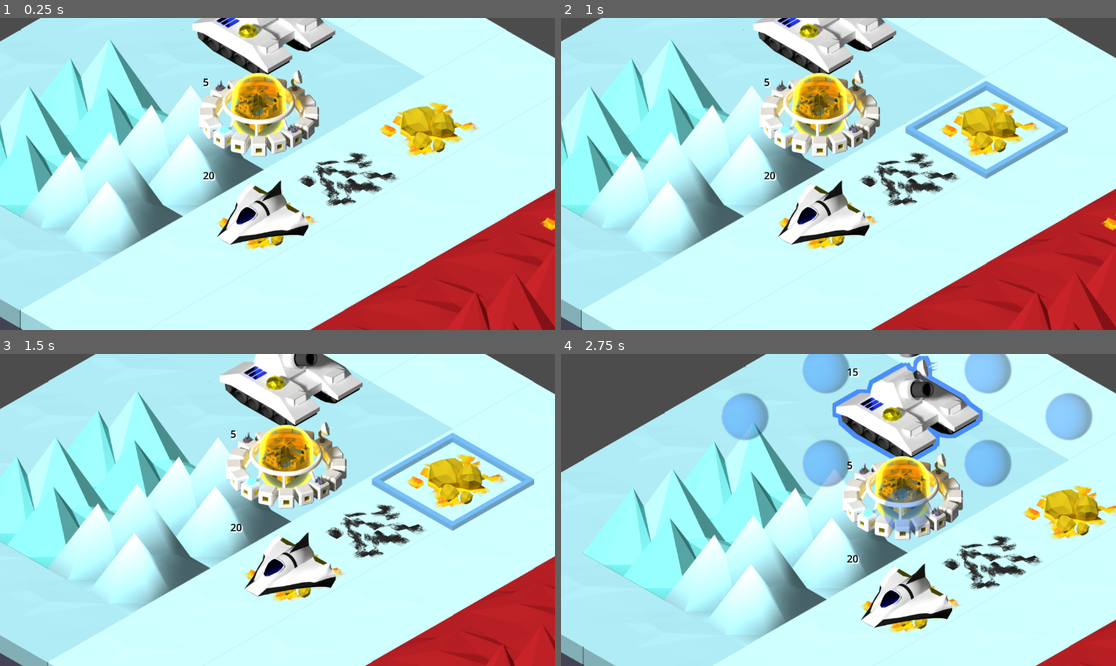
Above: before the commit, frames 1-4 (two rows, left to right).
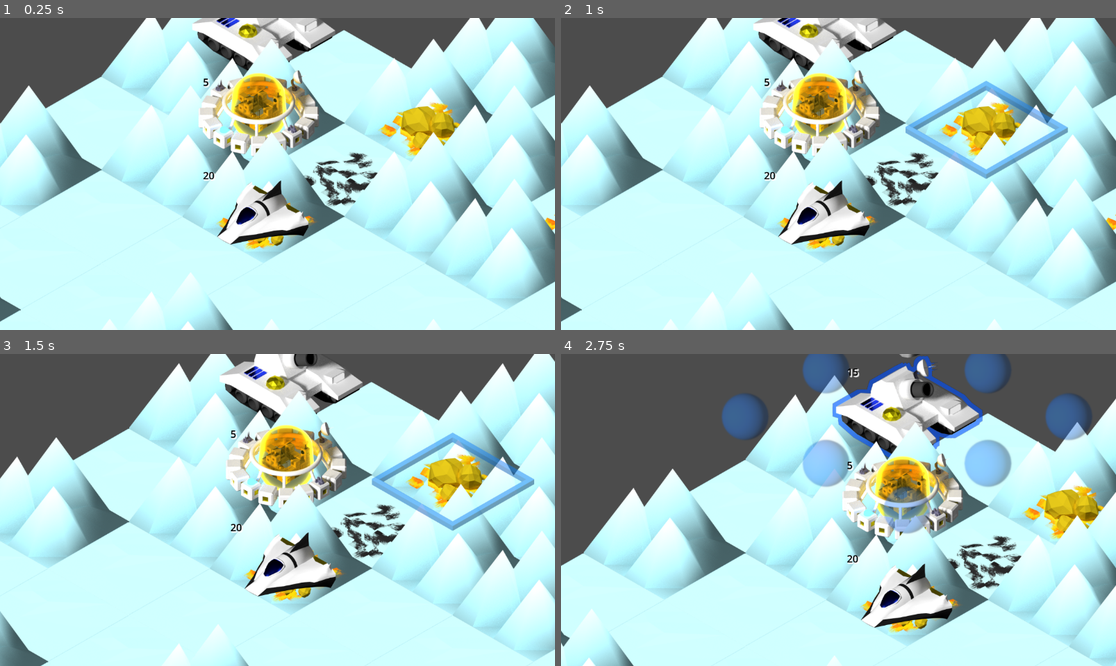
Above: after the commit, the same moments.

Repository: lifflander/stp
Game: Godot game, scene res://node_2d.tscn
Same seed, same stepped clock (60 frames per second), same inputs: the game is played once before the commit and once after it.
Inputs (mouse positions are in pixels of both pictures, inside the frame that each line leads up to):
- Up to frame 1 (0.25 s): no input
- Up to frame 2 (1 s): tap Enter at 0.5 s; move the mouse to (960, 158) at 0.52 s; click (960, 158) at 0.67 s
- Up to frame 3 (1.5 s): tap Space at 1.25 s; drag from (166, 525) to (249, 572) at 1.27 s
- Up to frame 4 (2.75 s): move the mouse to (894, 441) at 2.02 s; click (894, 441) at 2.17 s

The runs differ from the first frame. In frame 1, 51% of the frame differs, in the area x 0-100%, y 0-100%; in frame 2, 51%; in frame 3, 51%; in frame 4, 52%.

Commit message:
Add new constraint-based generation

Diff:
--- a/LogicEngine.gd
+++ b/LogicEngine.gd
@@ -6,6 +6,76 @@
 var players : Array[Player]
 
 const unit_tile_set : int = 8
+
+class AtlasIdent:
+	var source_id : int
+	var atlas_coord : Array[Vector2i]
+
+	func _init(in_source_id : int, in_altas_coord : Array[Vector2i]):
+		source_id = in_source_id
+		atlas_coord = in_altas_coord
+
+	func hasCoord(coord : Vector2i) -> bool:
+		for c in atlas_coord:
+			if c == coord:
+				return true
+		return false
+
+var land = [
+		AtlasIdent.new(6, [Vector2i(0,0), Vector2i(1,0), Vector2i(2,0), Vector2i(3,0)]),
+		AtlasIdent.new(7, [Vector2i(4,0), Vector2i(5,0), Vector2i(6,0)])
+	]
+
+func isLand(source_id : int, atlas_coord : Vector2i) -> bool:
+	for x in land:
+		if x.source_id == source_id && x.hasCoord(atlas_coord):
+			return true
+	return false
+
+class Tile:
+	var unit : Unit = null
+	var base : Base = null
+
+	func hasUnit() -> bool:
+		return unit != null
+
+	func hasBase() -> bool:
+		return base != null
+
+class Map:
+	var width : int = 20
+	var height : int = 20
+
+	var tiles : Array[Tile]
+
+	func convertTo1D(vec : Vector2i) -> int:
+		return vec.x * width + vec.y
+
+	func getTileXY(x : int, y : int) -> Tile:
+		return tiles[convertTo1D(Vector2i(x, y))]
+
+	func getTileVec(vec : Vector2i) -> Tile:
+		return tiles[convertTo1D(vec)]
+
+	func _init(in_tile_map : IsoTileMap):
+		var base_layer_id : int = -1
+		var resource_layer_id : int = -1
+
+		for i in in_tile_map.get_layers_count():
+			if in_tile_map.get_layer_name(i) == "Base layer":
+				base_layer_id = i
+			if in_tile_map.get_layer_name(i) == "Resources":
+				resource_layer_id = i
+
+		for x in width:
+			for y in height:
+				var coord : Vector2i = Vector2i(x,y)
+				#var td : TileData = in_tile_map.get_cell_tile_data(base_layer_id, coord)
+				var atlas_coord = in_tile_map.get_cell_atlas_coords(base_layer_id, coord)
+				var source_id = in_tile_map.get_cell_source_id(base_layer_id, coord)
+				var atlas_source = in_tile_map.tile_set.get_source(source_id) as TileSetAtlasSource
+
+
 
 class Player:
 	var player_id : int = -1
--- a/TileMap.gd
+++ b/TileMap.gd
@@ -6,8 +6,8 @@
 @onready var sprite_holder : Node2D = get_node("SpriteHolder")
 
 const unit_tile_set : int = 8
-var width : int = 10
-var height : int = 10
+var width : int = 200
+var height : int = 200
 var selected_cell : Vector2i = Vector2i(-1,-1)
 var selected_times : int = 0
 var unit_is_selected : bool = false
@@ -21,6 +21,7 @@
 var selection_layer : int = -1
 var unit_layer_id : int = -1
 var city_layer_id : int = -1
+var terrain_layer_id : int = -1
 
 class BuilderIcon extends Sprite2D:
 	var location : Vector2i
@@ -38,11 +39,53 @@
 func convertTo1D(idx : Vector2i) -> int:
 	return idx.x * width + idx.y
 
+
+class Circle:
+	var pos : Vector2
+	var radius : float
+	var x1 : float
+	var x2 : float
+	var y1 : float
+	var y2 : float
+	var planet = 0
+
+	func getSquareLen(rad : float) -> float:
+		return sqrt(2) * rad
+
+	func _init(p : Vector2, in_radius : float, in_planet : int):
+		pos = p
+		radius = in_radius
+		planet = in_planet
+
+		var len = getSquareLen(radius)
+
+		x1 = p.x-len/2
+		x2 = p.x+len/2
+		y1 = p.y-len/2
+		y2 = p.y+len/2
+
+	func inCircle(p : Vector2i) -> bool:
+		return (p.x - pos.x) * (p.x - pos.x) + (p.y - pos.y) * (p.y - pos.y) < radius * radius
+
+	func inSquare(p : Vector2i) -> bool:
+		return p.x >= x1 and p.x <= x2 and p.y >= y1 and p.y <= y2
+
+# 10, 2, 10
+# 15, 27, 10
+
+#5, 25, 10
+#0, 0, 10
+
+var circles = [Circle.new(Vector2(6,5), 6, 0), Circle.new(Vector2(5,17), 6, 1)]
+var altitude = FastNoiseLite.new()
+
 # Called when the node enters the scene tree for the first time.
 func _ready():
+	altitude.seed = randi()
+
 	for i in get_layers_count():
 		if get_layer_name(i) == "Base layer":
-			pass
+			terrain_layer_id = i
 		if get_layer_name(i) == "Resources":
 			pass
 		if get_layer_name(i) == "City":
@@ -141,14 +184,37 @@
 	for child in sprite_holder.get_children():
 		sprite_holder.remove_child(child)
 
+	var cx = 0
+	var cy = 0
+
 	# Draw the base map layer
 	for x in range(width):
 		for y in range(height):
+				for c in circles:
+					if c.inCircle(Vector2i(x,y)):
+						#print("planet=" + str(c.planet) + ", x=", str(x), ", y=", str(y))
+						var alt = altitude.get_noise_2d(float(x)*50.0, float(y)*50.0)*10
+						var mountain = alt > 1
+						if c.planet == 0:
+							if mountain:
+								set_cell(terrain_layer_id, Vector2i(x,y), 7, Vector2i(5,0))
+							else:
+								set_cell(terrain_layer_id, Vector2i(x,y), 6, Vector2i(1,0))
+							cx += 1
+						elif c.planet == 1:
+							if mountain:
+								set_cell(terrain_layer_id, Vector2i(x,y), 7, Vector2i(6,0))
+							else:
+								set_cell(terrain_layer_id, Vector2i(x,y), 6, Vector2i(2,0))
+							cy += 1
+						else:
+							print("ERROR")
 			#if special_cell.x == x and special_cell.y == y:
 			#	set_cell(layer, Vector2i(x,y), 0, Vector2i(3,4), 0)
 			#else:
 			#set_cell(layer, Vector2i(x,y), 6, Vector2i(x%4,0), 0)
-			pass
+			#pass
+	#print("cx=", cx, ", cy=", cy)
 
 	# Draw the unit layer
 	layer = unit_layer_id
--- a/iso-tileset-2.tres
+++ b/iso-tileset-2.tres
@@ -96,6 +96,7 @@
 1:0/0 = 0
 2:0/0 = 0
 3:0/0 = 0
+8:0/0 = 0
 
 [sub_resource type="TileSetAtlasSource" id="TileSetAtlasSource_jsbub"]
 texture = ExtResource("8_iwov0")
--- a/node_2d.tscn
+++ b/node_2d.tscn
@@ -33,7 +33,6 @@
 format = 2
 layer_0/name = "Base layer"
 layer_0/y_sort_enabled = true
-layer_0/tile_data = PackedInt32Array(65539, 65542, 0, 65537, 6, 0, 65536, 6, 0, 131072, 6, 0, 131073, 6, 0, 131074, 6, 0, 131075, 65542, 0, 196609, 262151, 0, 196610, 327687, 0, 262145, 262151, 0, 262146, 327687, 0, 196611, 65542, 0, 262147, 65542, 0, 196608, 6, 0, 262144, 6, 0, 327680, 6, 0, 327681, 6, 0, 327682, 6, 0, 65540, 65542, 0, 131076, 65542, 0, 196612, 65542, 0, 262148, 65542, 0, 327683, 65542, 0, 327684, 65542, 0, 0, 65542, 0, 1, 65542, 0, 2, 65542, 0, 3, 65542, 0, 4, 65542, 0, 327685, 131078, 0, 262149, 131078, 0, 196613, 131078, 0, 131077, 131078, 0, 65541, 131078, 0, 5, 131078, 0, 6, 131078, 0, 65542, 131078, 0, 131078, 393223, 0, 196614, 393223, 0, 196615, 393223, 0, 196616, 393223, 0, 327686, 131078, 0, 262150, 131078, 0, 327687, 131078, 0, 262151, 131078, 0, 327688, 131078, 0, 262152, 131078, 0, 131080, 131078, 0, 131079, 131078, 0, 65543, 131078, 0, 7, 131078, 0, 8, 131078, 0, 65544, 131078, 0, 65538, 6, 0)
 layer_1/name = "Resources"
 layer_1/y_sort_enabled = true
 layer_1/tile_data = PackedInt32Array(65539, 131081, 0, 196611, 131081, 0, 131075, 65545, 0, 262150, 131081, 0, 6, 131081, 0, 65543, 65545, 0, 65544, 65545, 0, 65541, 131081, 0, 327688, 131081, 0)
Not shown, added: map_gen/gen.py
